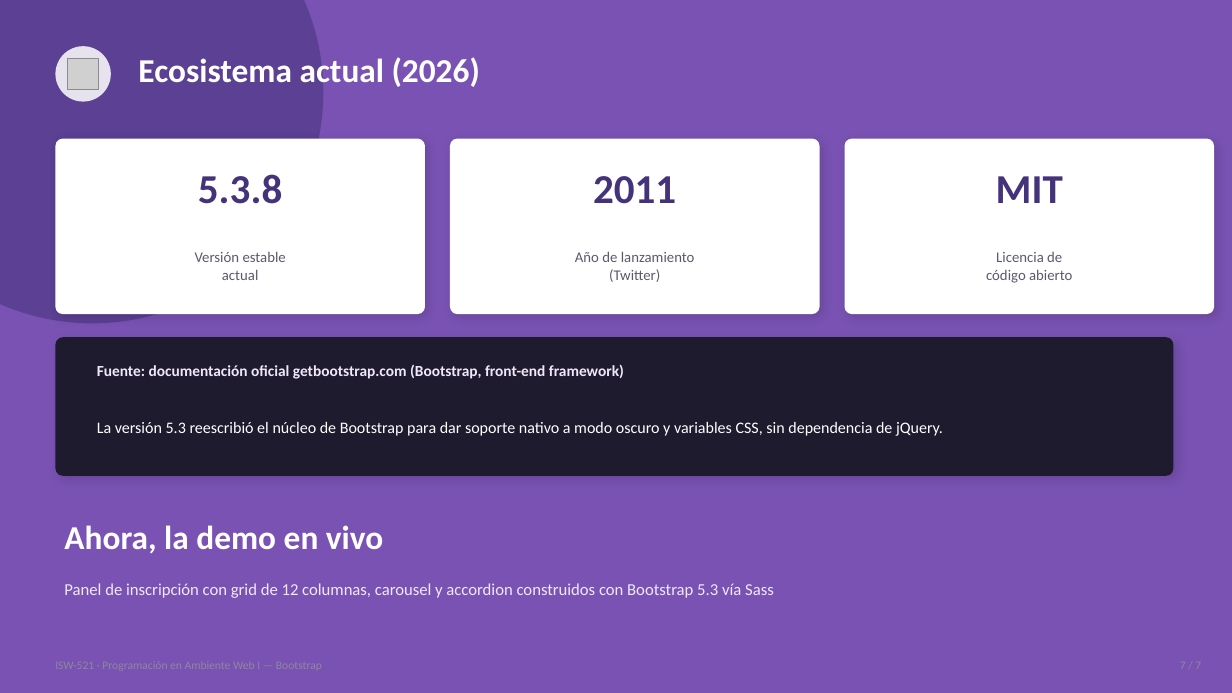
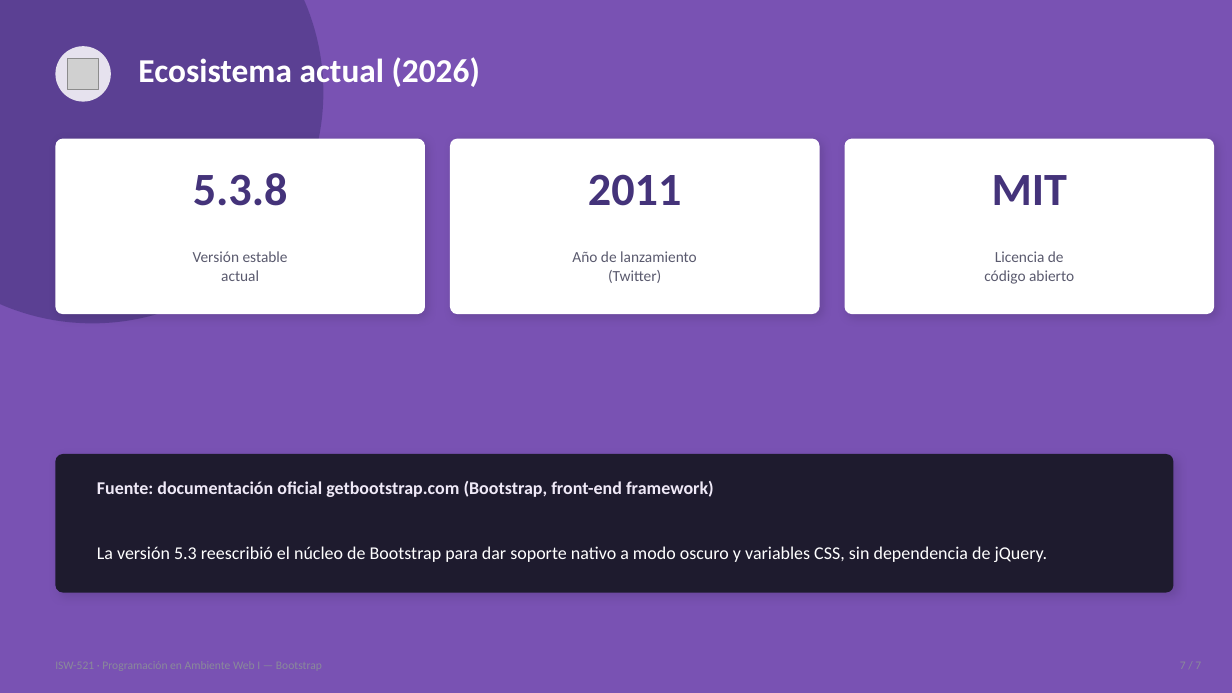
Before and after one commit to Ulisesrod/BootstrapExample, a slide deck: slide 7 of Bootstrap_Presentacion.pptx. Drawn at 1232x693 pixels with LibreOffice and Linux fonts; fonts in the diff are those of the drawing; grey boxes stand for pictures. Boxes give left, top, right and bottom in pixels: in the first picture for what was removed or moved away, otherwise in the second. Text is boxed around its words. In the diff, an @@ line names an element or a change of style, - is before the commit and + after.

```diff
--- a/Bootstrap_Presentacion.pptx
+++ b/Bootstrap_Presentacion.pptx
@@ size 32 to 36 pt in 3 elements at [193, 173, 288, 206], [588, 174, 682, 206], [992, 175, 1068, 205] @@
@@ size 11.5 to 12 pt in 3 elements at [193, 251, 288, 281], [572, 251, 697, 283], [984, 251, 1074, 284] @@
@@ rounded rectangle: place and size @@
-rounded rectangle at [55, 337, 1174, 476]
+rounded rectangle at [55, 454, 1174, 592]
@@ text "Fuente: documentación oficial getbootstrap.com (Bootstrap, ...": place and size @@
-text "Fuente: documentación oficial getbootstrap.com (Bootstrap, ..." at [97, 365, 624, 379]
+text "Fuente: documentación oficial getbootstrap.com (Bootstrap, ..." at [97, 481, 714, 497]
@@ text "Fuente: documentación oficial getbootstrap.com (Bootstrap, ..." at [97, 481, 714, 497]: size 12 to 14 pt @@
@@ text removed at [64, 525, 383, 553] @@
-Ahora, la demo en vivo
@@ text "La versión 5.3 reescribió el ...": place and size @@
-text "La versión 5.3 reescribió el ..." at [97, 422, 943, 436]
+text "La versión 5.3 reescribió el ..." at [97, 546, 1048, 562]
@@ text "La versión 5.3 reescribió el ..." at [97, 546, 1048, 562]: size 12.5 to 14 pt @@
@@ text removed at [64, 583, 774, 598] @@
-Panel de inscripción con grid de 12 columnas, carousel y accordion construidos con Bootstrap 5.3 vía Sass
```
Also in this commit, not shown: 6 other slides changed, 1 other file.
